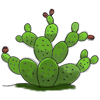
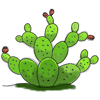
Comparing the layer stacks of the two 100 × 100 images. Changes:
painted on "shadow" over [1,8,95,92]
painted on "color" over [1,10,98,88]
